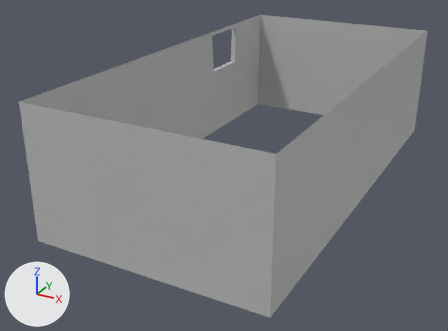
The FBX model Assets/Assets/NewWalls2.fbx as it was, and as the next commit left it.
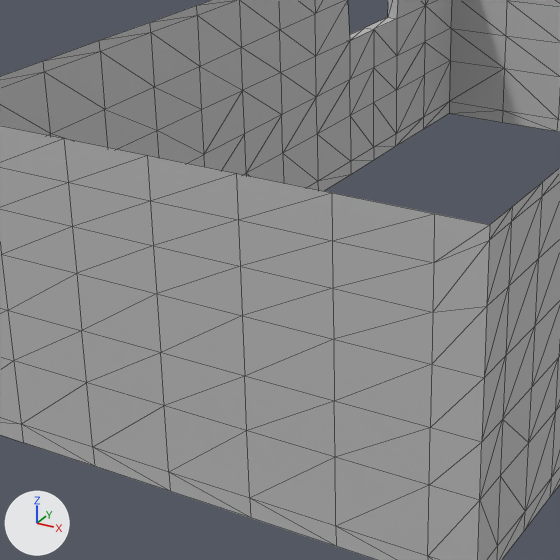
Old and new are each drawn whole from a camera (50 mm lens) standing at (6.88, -15.08, 7.46) and looking at (-0.91, -0.92, 0.38) and again close up on the part from 13% to 69% of the width and 16% to 92% of the height. Every picture has the same lights, and +X, +Y and +Z are marked at lower left. The older version's two pictures come first. The close-ups show mesh edges as thin lines. Where no turn or scale is listed for an object, it has been applied to the vertices.

Objects in the first close-up: 'NewRoom'.
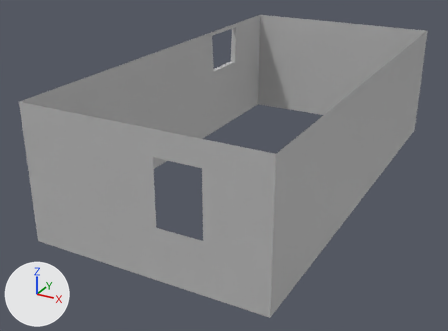
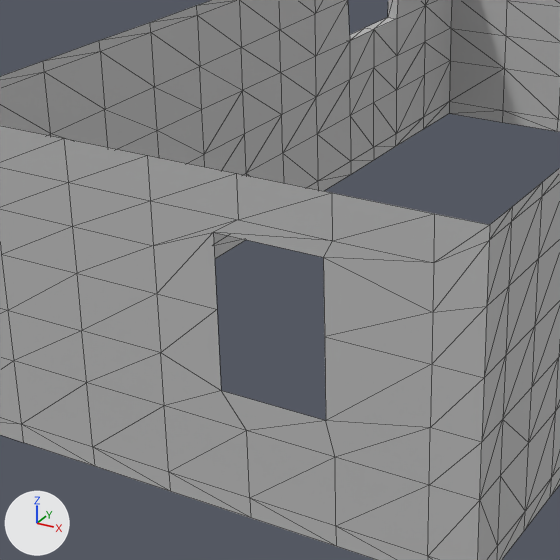
Where the change shows, as pixel boxes [x1, y1, x2, y2] in the close-ups (560 x 560 px; the box of a moved part takes in the faces that stretch with it):
part 1 of me_mesh, moved or reshaped
    both: [153, 220, 434, 457]

The change, as a list of edits to the scene's bpy script:
```text
Change me_mesh:
    used by ob_newroom; location = (0.0, 0.0, 0.0)
    remove me_mesh.from_pydata(...)  # 367 vertices, 638 faces; spans x -3.37..2.88, y -5.94..6.03, z -0.14..3.33
    add me_mesh.from_pydata(...)  # 367 vertices, 634 faces; spans x -3.37..2.88, y -5.94..6.03, z -0.14..3.33
    me_mesh part 1
    me_mesh.vertices[23].co: (0.53, -5.94, 2.46) -> (0.26, -5.94, 2.73)  # pixel (240, 266) -> pixel (213, 232)
    me_mesh.vertices[27].co: (1.47, -5.94, 2.46) -> (1.38, -5.94, 2.73)  # pixel (332, 288) -> pixel (323, 257)
    me_mesh.vertices[30].co: (0.53, -5.94, 1.99) -> (0.26, -5.94, 1.99)  # pixel (242, 315) -> pixel (217, 309)
    me_mesh.vertices[32].co: (1.47, -5.94, 1.99) -> (1.38, -5.94, 1.99)  # pixel (333, 339) -> pixel (324, 336)
    me_mesh.vertices[46].co: (1.47, -5.94, 1.38) -> (1.38, -5.94, 1.16)  # pixel (334, 401) -> pixel (325, 420)
    me_mesh.vertices[50].co: (0.53, -5.94, 1.38) -> (0.26, -5.94, 1.16)  # pixel (244, 376) -> pixel (221, 390)
```
